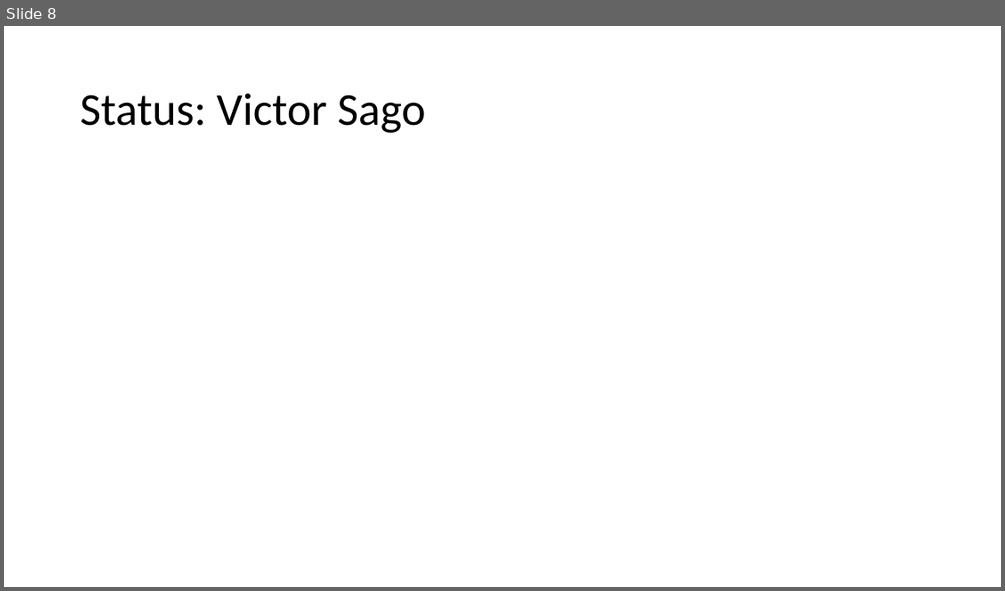
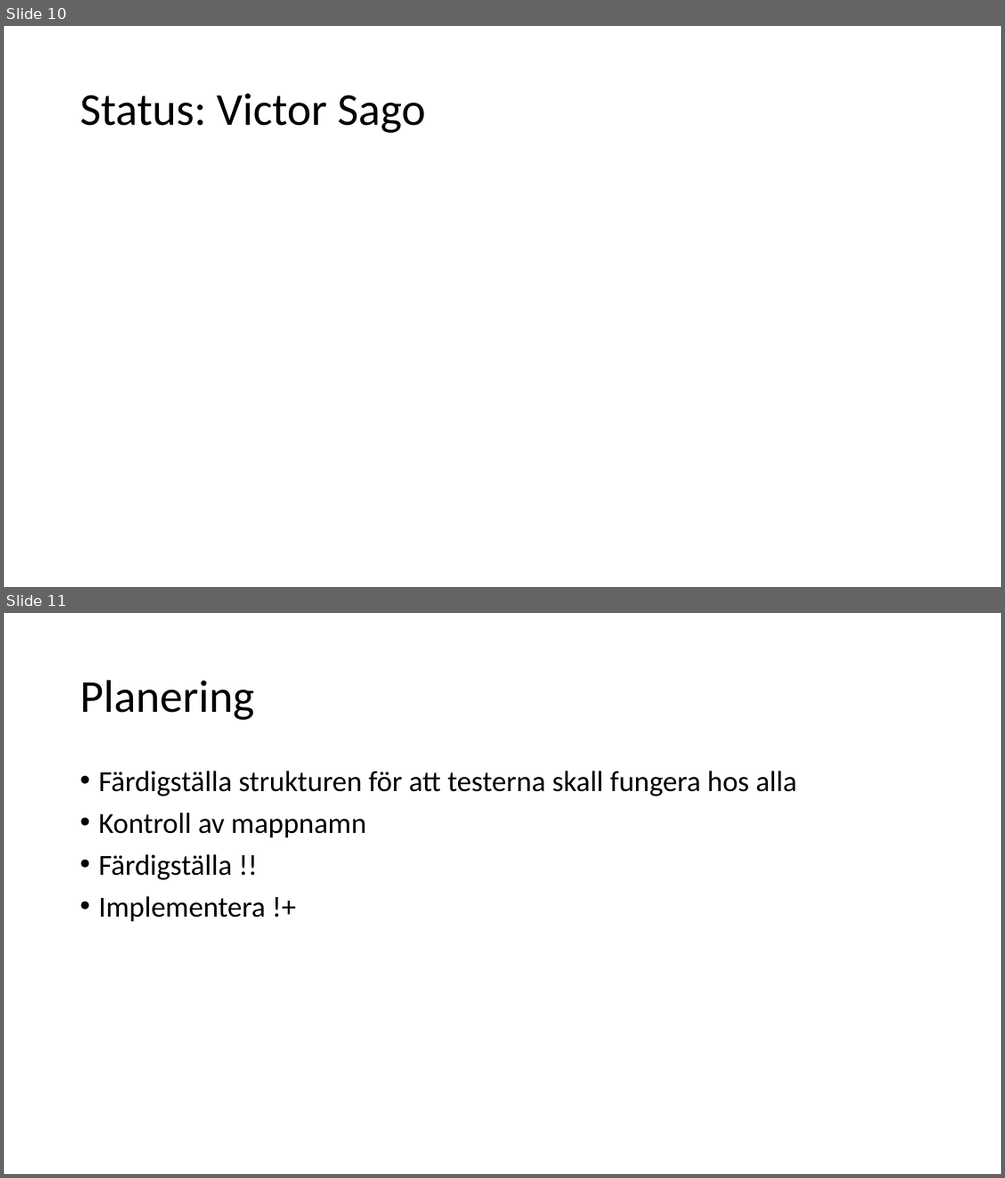
Before and after one commit to Pontussand/INTE2016Project, a slide deck: reports/red3_grupp2.pptx. Shown one above the other, each under a label of ours: slide 8 before the commit, slides 10 and 11 after it. The pictures are 1005x591 and 1005x1178 pixels, drawn with LibreOffice and Linux fonts; fonts in the diff are those of the drawing. Boxes give left, top, right and bottom in pixels: in the first picture for what was removed or moved away, otherwise in the second. Text is boxed around its words. In the diff, an @@ line names an element or a change of style, - is before the commit and + after.

```diff
--- a/reports/red3_grupp2.pptx
+++ b/reports/red3_grupp2.pptx
@@ slide 11 added at bbox=[4, 613, 1001, 1174], background #FFFFFF @@
@@ title added at bbox=[80, 680, 254, 720], 44 pt, text #000000 @@
+Planering
@@ text added at bbox=[98, 771, 797, 922], 28 pt, text #000000 @@
+• Färdigställa strukturen för att testerna skall fungera hos alla
+• Kontroll av mappnamn
+• Färdigställa !!
+• Implementera !+
@@ what was slide 8 is now slide 10 @@
```
Also in this commit, not shown: 3 slides changed, 2 other slides added, 1 slide removed.
